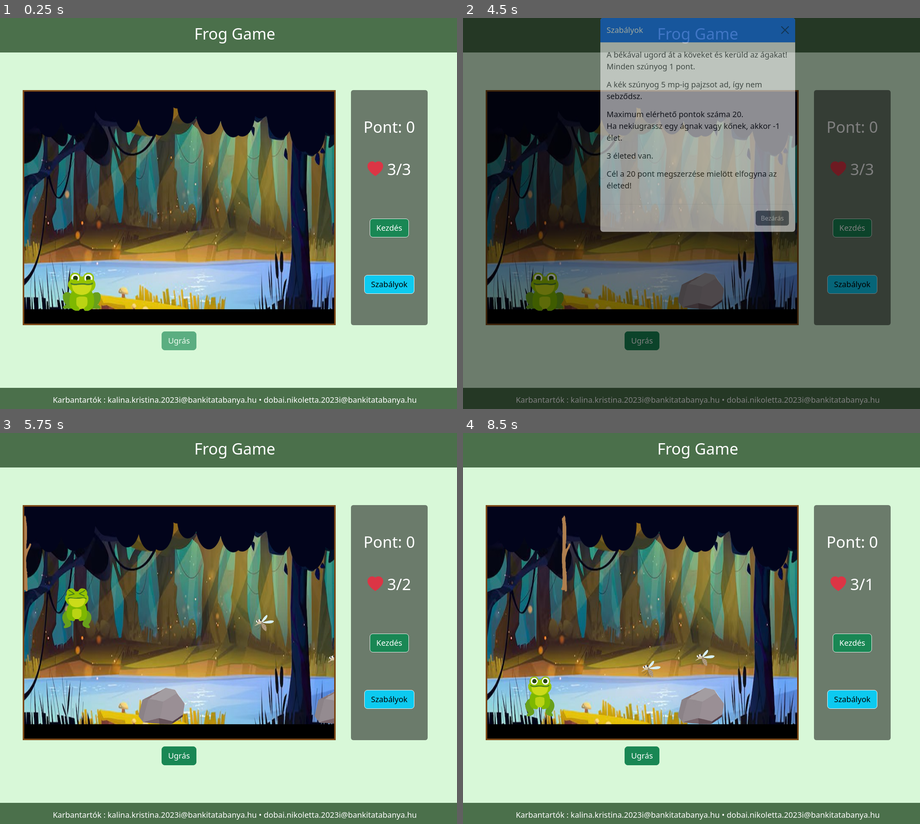
Above: before the commit, frames 1-4 (two rows, left to right).
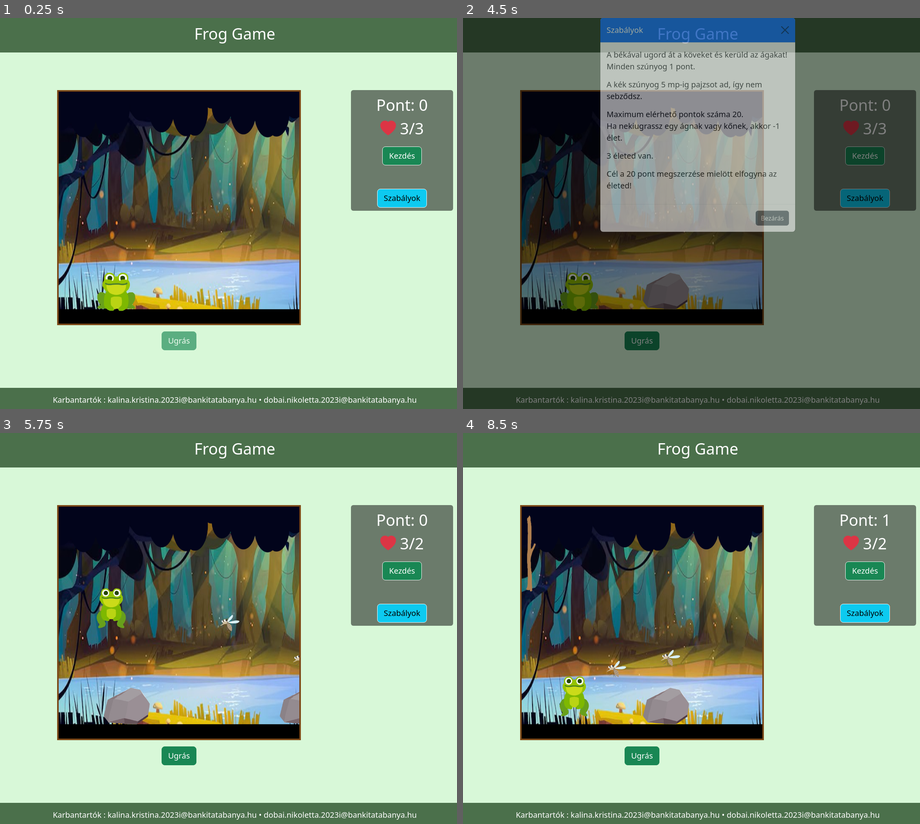
Above: after the commit, the same moments.

Repository: krisz28/Frog-Game
Game: browser game, page index.html
Two runs of this game, one before a commit and one after it. Both use one fixed random seed, a clock stepped at 60 frames per second and the inputs below.
Inputs (mouse positions are in pixels of both pictures, inside the frame that each line leads up to; where the layout moved, square brackets give the same spot in the first picture):
- Up to frame 1 (0.25 s): no input
- Up to frame 2 (4.5 s): click (714, 213) [686, 213] at 0.27 s; click (714, 252) [686, 252] at 1.07 s; click "Szabályok" at 1.27 s; click (636, 174) [609, 174] at 1.67 s; click "Close" at 1.77 s; click "Close" at 1.87 s; click (796, 154) [769, 154] at 2.27 s; click "Ugrás" at 2.47 s; click (773, 291) [746, 291] at 2.87 s; click "Kezdés" at 3.07 s; click (613, 311) [586, 311] at 3.47 s; click "Kezdés" at 3.67 s; click (714, 135) [686, 135] at 4.07 s; click "Szabályok" at 4.27 s
- Up to frame 3 (5.75 s): click (374, 648) [347, 648] at 4.67 s; click "Close" at 4.77 s; click "Bezárás" at 4.87 s; click (132, 628) [105, 628] at 5.27 s; click "Ugrás" at 5.47 s
- Up to frame 4 (8.5 s): click (677, 761) [645, 761] at 5.87 s; click "Ugrás" at 6.07 s; click (755, 495) [728, 495] at 6.47 s; click "Szabályok" at 6.67 s; click (714, 667) [686, 667] at 7.07 s; click "Close" at 7.27 s; click (636, 589) [604, 589] at 7.67 s; click "Kezdés" at 7.87 s; click (796, 569) [769, 569] at 8.27 s; click "Ugrás" at 8.47 s

The runs differ from the first frame. In frame 1, 33% of the frame differs, in the area x 4-100%, y 18-79%; in frame 2, 24%; in frame 3, 34%; in frame 4, 34%.

Commit message:
tablet nézet

Diff:
--- a/css/style.css
+++ b/css/style.css
@@ -24,7 +24,7 @@
 }
 
 aside {
-    height: 600px;
+
     background-color: rgba(0, 0, 0, 0.5);
 
 }
@@ -40,6 +40,7 @@
 
 header,
 footer {
+
     background-color: rgb(75, 112, 75);
     color: #ffffff;
 
--- a/index.html
+++ b/index.html
@@ -10,37 +10,41 @@
 </head>
 
 <body>
-    <header class="py-3 mb-5 w-100">
+    <header class="py-3 mb-5">
         <h1 class="text-center">Frog Game</h1>
     </header>
     <main>
-        <div class="container py-5 ms-auto">
+        <div class="container py-5  ">
             <div class="row">
-                <div class="col-lg-9 ">
-                    <section>
+                <div class="col-12 col-lg-3 order-1 order-lg-2">
+                    <aside class="text-center fs-1 rounded py-2 text-white d-flex flex-lg-column justify-content-around align-items-center">
+                        <div class="pont">Pont: <span>0</span></div>
+                        <div >
+                            <p class="elet"><i class="bi bi-heart-fill text-danger elet"></i> 3/<span>3</span></p>
+                        </div>
+                        <button class="btn btn-success border-white  btn-lg kezdes">Kezdés</button><br>
+                        <button class="btn btn-info  border-white text btn-lg" data-bs-toggle="modal"
+                            data-bs-target="#szabalyok">Szabályok</button>
+                    </aside>
+                </div>
+                <div class="col-12 col-lg-9 order-2 order-lg-1">
+                    <section class="col-md-12 col-lg-9">
                     </section>
                     <div class="d-flex justify-content-center ">
                         <button type="button" class="btn btn-success btn-lg mt-3 ugras disabled">Ugrás</button>
                     </div>
                 </div>
-                <div class="col-lg-3">
-                    <aside class="text-center w-75 fs-1 rounded py-5 text-white">
-                        <div class=" mt-3 pont">Pont: <span>0</span></div>
-                        <div class=" my-5">
-                            <p class="elet"><i class="bi bi-heart-fill text-danger elet"></i> 3/<span>3</span></p>
-                        </div>
-                        <button class="btn btn-success border-white my-5 btn-lg kezdes">Kezdés</button><br>
-                        <button class="btn btn-info mt-5 border-white text btn-lg" data-bs-toggle="modal"
-                            data-bs-target="#szabalyok">Szabályok</button>
-                    </aside>
-                </div>
+
             </div>
         </div>
 
     </main>
-    <footer class="py-3 mt-5 w-100">
-        <p class="text-center ">Karbantartók : kalina.kristina.2023i@bankitatabanya.hu &bull;
-            dobai.nikoletta.2023i@bankitatabanya.hu</p>
+    <footer class="py-3 mt-5 ">
+        <div>
+            <p class="text-center ">Karbantartók : kalina.kristina.2023i@bankitatabanya.hu &bull;
+                dobai.nikoletta.2023i@bankitatabanya.hu</p>
+        </div>
+
     </footer>
     <div class="modal fade" id="szabalyok" tabindex="-1" aria-labelledby="exampleModalLabel" aria-hidden="true">
         <div class="modal-dialog">
--- a/js/Elemek.js
+++ b/js/Elemek.js
@@ -115,9 +115,9 @@
         var magassag = this.#isAg ? 200 : 120;
 
         if (
-            this.#x < bekaX + 80 &&
+            this.#x < bekaX + 60 &&
             this.#x + szelesseg > bekaX &&
-            this.#y < bekaY + 120 &&
+            this.#y < bekaY + 40 &&
             this.#y + magassag > bekaY
         ) {
             this.#utkozott = true;
--- a/js/script.js
+++ b/js/script.js
@@ -4,7 +4,7 @@
 var gameArea = document.querySelector("section");
 var beka = new Beka(90, 450, "section", 25);
 var scoreInterval = null;
-var elet = document.querySelector(".my-5 p span");
+var elet = document.querySelector(".elet span");
 var pont = document.querySelector(".pont span");
 
 const nyeresModal = new bootstrap.Modal('#nyeres');
